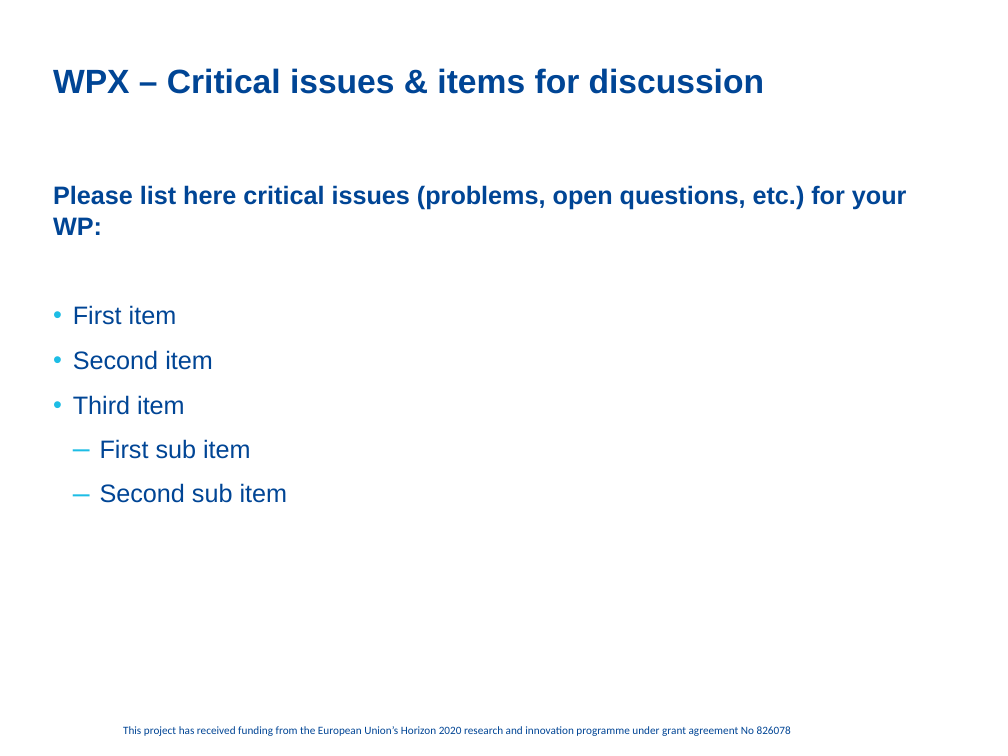
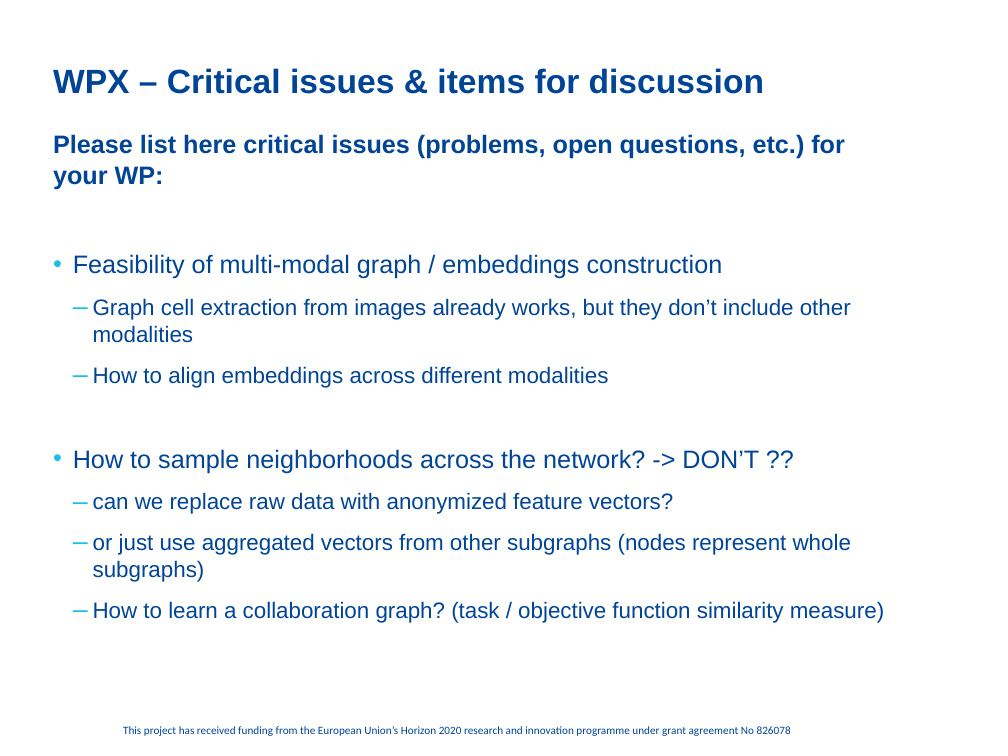
Before and after one commit to cassinius/phd-presentations, a slide deck: slide 8 of 2020/FC_sept_Graphs_LS/FeatureCloud_PPT_WP4_update.pptx (slide 9 before the commit). Drawn at 1008x756 pixels with LibreOffice and Linux fonts; fonts in the diff are those of the drawing; background and template pictures are left out. Boxes give left, top, right and bottom in pixels: in the first picture for what was removed or moved away, otherwise in the second. Text is boxed around its words. In the diff, an @@ line names an element or a change of style, - is before the commit and + after.

Commit message:
finished small FC presentation

```diff
--- a/2020/FC_sept_Graphs_LS/FeatureCloud_PPT_WP4_update.pptx
+++ b/2020/FC_sept_Graphs_LS/FeatureCloud_PPT_WP4_update.pptx
@@ text "Please list here critical issues ...": place and size @@
-text "Please list here critical issues ..." at [53, 185, 907, 503]
+text "Please list here critical issues ..." at [53, 134, 884, 623]
@@ text at [73, 254, 884, 623]: text changed; size 18 to 16 pt @@
-• First item
-• Second item
-• Third item
-  – First sub item
-  – Second sub item
+• Feasibility of multi-modal graph / embeddings construction
+  – Graph cell extraction from images already works, but they don’t include other modalities
+  – How to align embeddings across different modalities
+• How to sample neighborhoods across the network? -> DON’T ??
+  – can we replace raw data with anonymized feature vectors?
+  – or just use aggregated vectors from other subgraphs (nodes represent whole subgraphs)
+  – How to learn a collaboration graph? (task / objective function similarity measure)
```
Also in this commit, not shown: 6 other slides changed, 5 slides removed, 2 other files.
